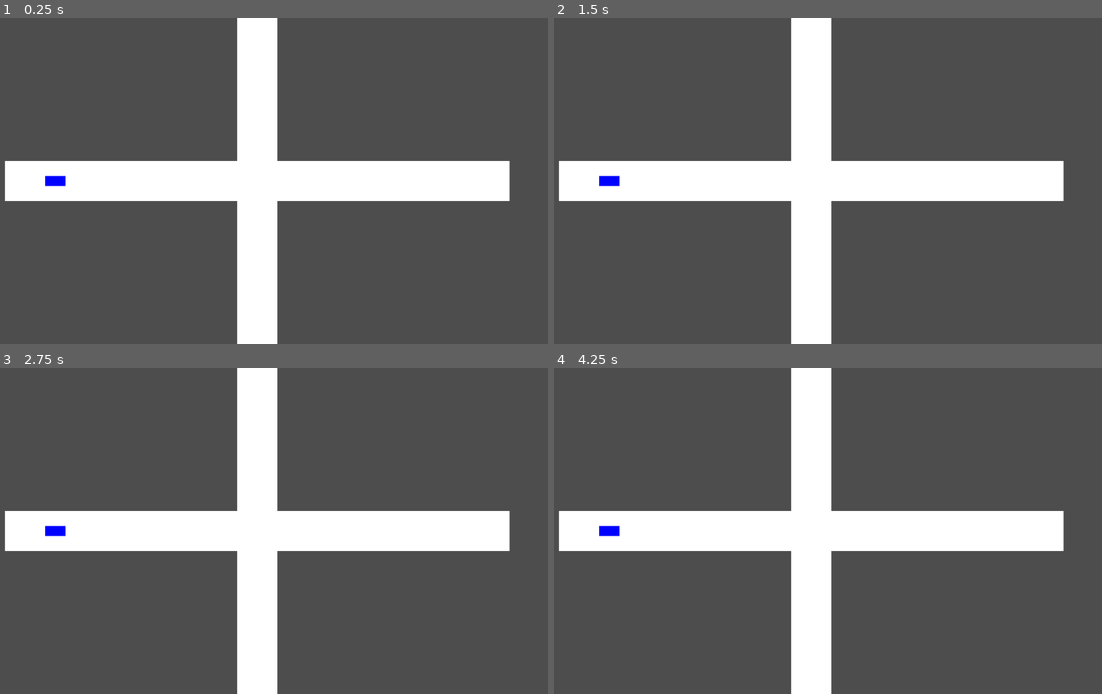
Above: before the commit, frames 1-4 (two rows, left to right).
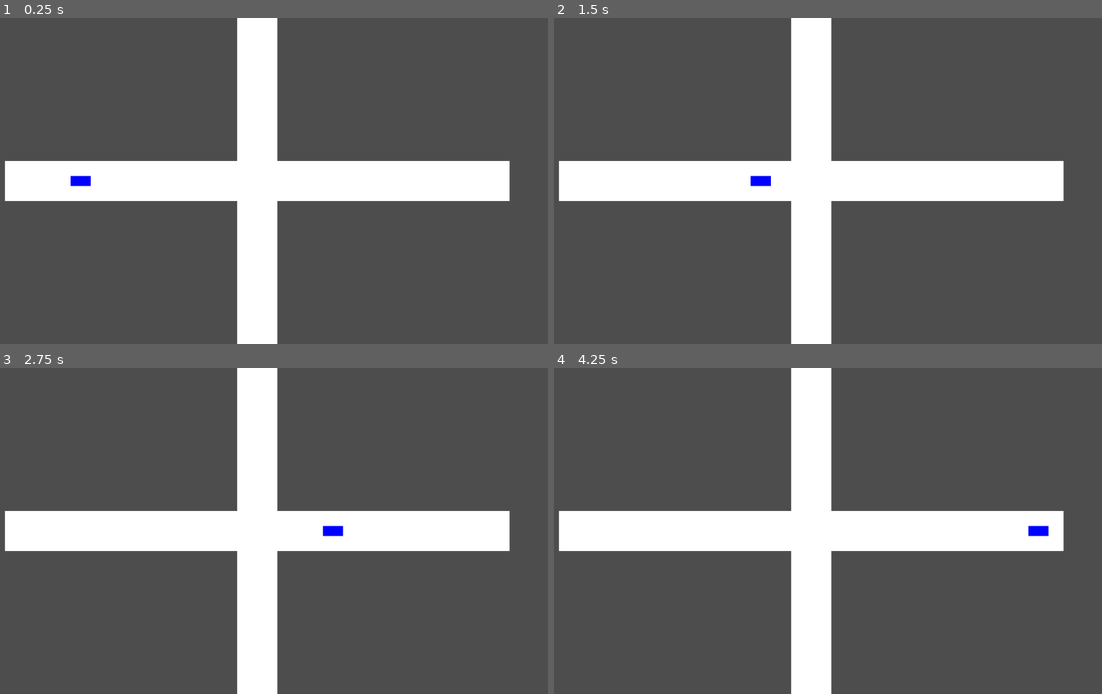
Above: after the commit, the same moments.

Repository: andreaspensenstadler/traffic-sim
Game: Godot game, scene res://scenes/main.tscn
Two runs of this game, one before a commit and one after it. Both use one fixed random seed, a clock stepped at 60 frames per second and the inputs below.
Inputs:
- Up to frame 1 (0.25 s): no input
- Up to frame 2 (1.5 s): no input
- Up to frame 3 (2.75 s): no input
- Up to frame 4 (4.25 s): no input

The runs differ from the first frame. In frame 1, 0.2% of the frame differs, in the area x 8-17%, y 48-52%; in frame 2, 0.2%; in frame 3, 0.3%, in the area x 8-63%, y 48-52%; in frame 4, 0.3%.

Commit message:
Auto bewegt sich per _process entlang der Straße. Fixes #3

Diff:
--- /dev/null
+++ b/scenes/car.gd
@@ -0,0 +1,12 @@
+extends Node2D
+
+const SPEED := 200.0
+
+# Called when the node enters the scene tree for the first time.
+func _ready() -> void:
+	pass # Replace with function body.
+
+
+# Called every frame. 'delta' is the elapsed time since the previous frame.
+func _process(delta: float) -> void:
+	position.x += SPEED * delta
--- a/scenes/car.tscn
+++ b/scenes/car.tscn
@@ -1,6 +1,9 @@
 [gd_scene format=3 uid="uid://xyk7wl2sth47"]
 
+[ext_resource type="Script" uid="uid://dxjm5n34p4xwg" path="res://scenes/car.gd" id="1_c35m8"]
+
 [node name="Car" type="Node2D" unique_id=1714348647]
+script = ExtResource("1_c35m8")
 
 [node name="ColorRect" type="ColorRect" parent="." unique_id=1675039614]
 custom_minimum_size = Vector2(40, 20)
Not shown, added: scenes/car.gd.uid
